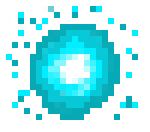
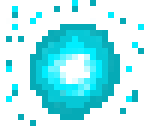
Two versions of the same layered image (150x132). Layer-by-layer changes:
painted on "Ebene 4" over [6, 0, 144, 126]
